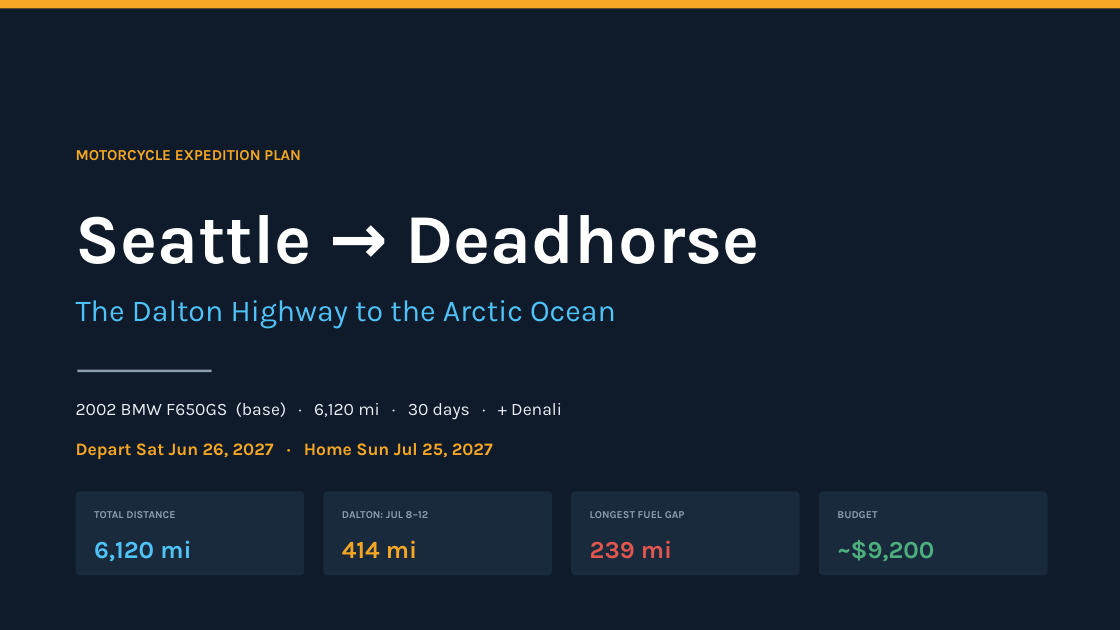
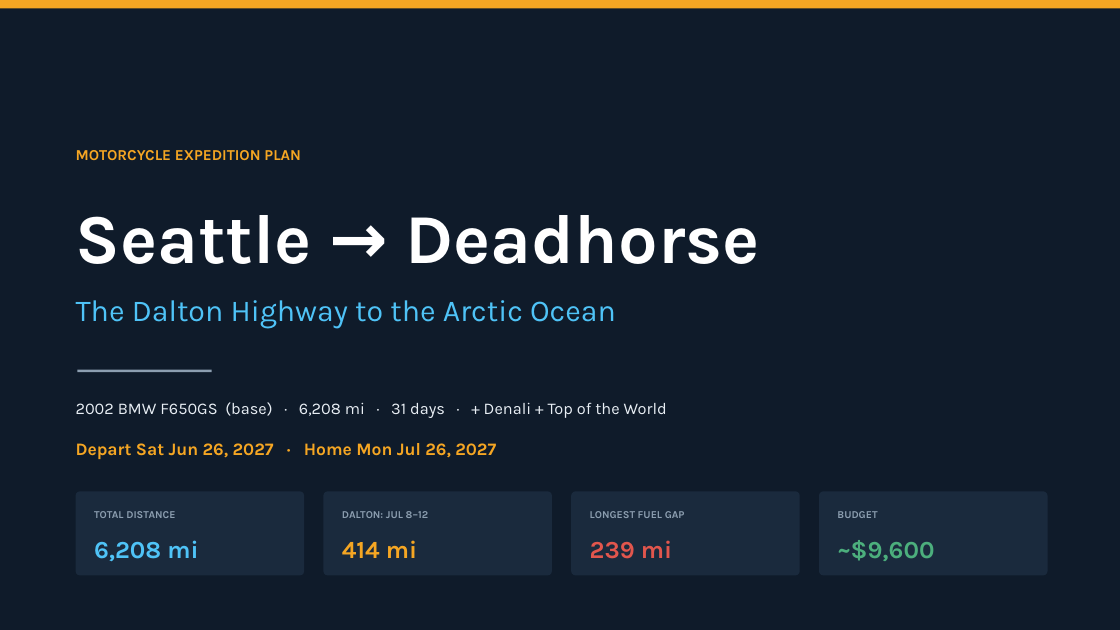
Before and after one commit to jrb985/alaska-trip, a slide deck: slide 1 of docs/Seattle_to_Deadhorse_Trip_Plan.pptx. Drawn at 1120x630 pixels with LibreOffice and Linux fonts; fonts in the diff are those of the drawing. Boxes give left, top, right and bottom in pixels: in the first picture for what was removed or moved away, otherwise in the second. Text is boxed around its words. In the diff, an @@ line names an element or a change of style, - is before the commit and + after.

Commit message:
Add Top of the World Highway via Dawson City: 31 days, 6,208 mi, ~$9,600

```diff
--- a/docs/Seattle_to_Deadhorse_Trip_Plan.pptx
+++ b/docs/Seattle_to_Deadhorse_Trip_Plan.pptx
@@ text at [76, 402, 667, 418]: text changed; size 15 to 14 pt @@
-2002 BMW F650GS (base) · 6,120 mi · 30 days · + Denali
+2002 BMW F650GS (base) · 6,208 mi · 31 days · + Denali + Top of the World
@@ text at [76, 443, 496, 459]: text changed @@
-Depart Sat Jun 26, 2027 · Home Sun Jul 25, 2027
+Depart Sat Jun 26, 2027 · Home Mon Jul 26, 2027
@@ text at [94, 540, 198, 561]: text changed @@
-6,120 mi
+6,208 mi
@@ text at [838, 540, 935, 561]: text changed @@
-~$9,200
+~$9,600
```
Also in this commit, not shown: 4 other slides changed, 1 slide added, 2 other files.
